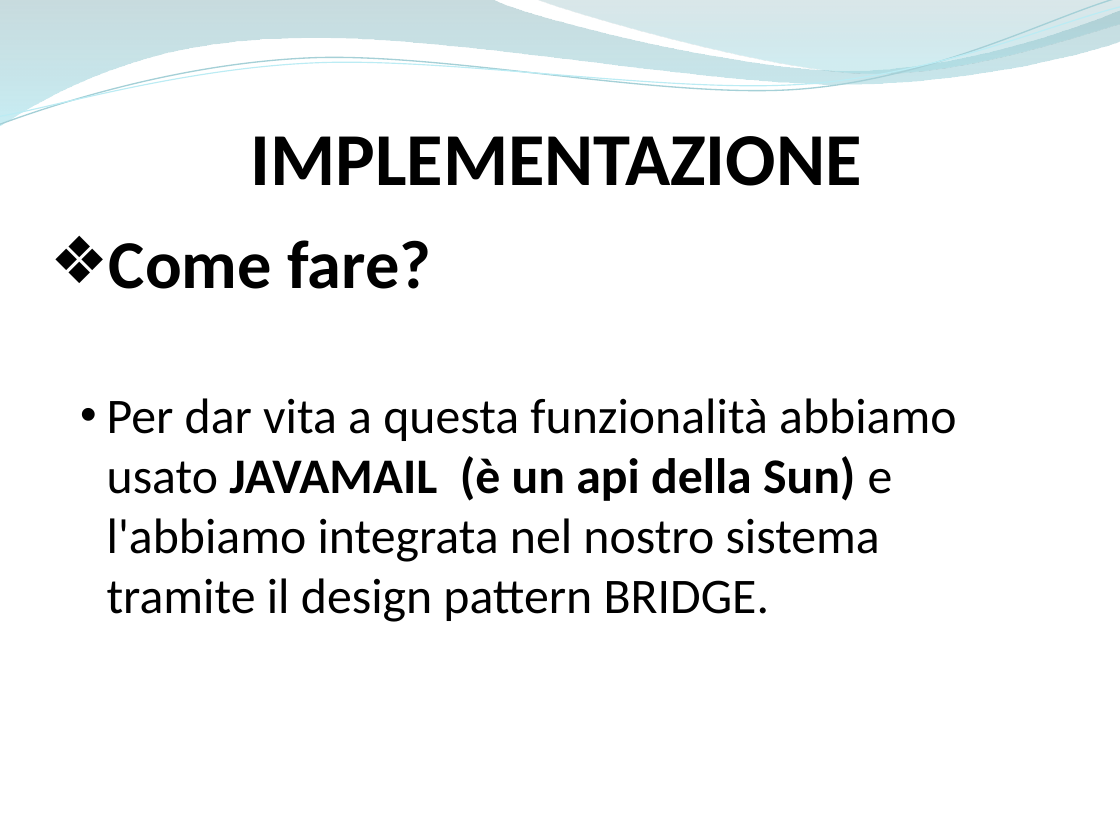
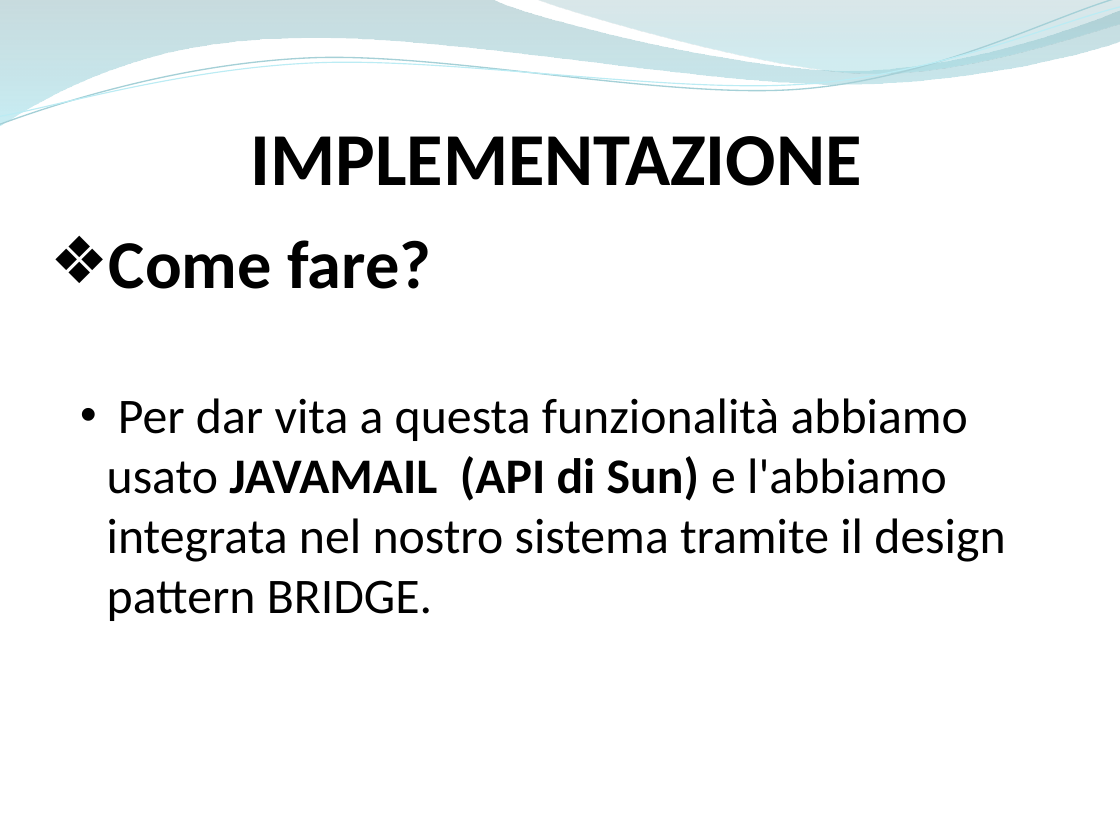
Before and after one commit to ammirate/at-silo, a slide deck: slide 4 of Presentazione/Atsilo1/Bottiglieri/Atsilo_A_GianfrancoB.pptx. Drawn at 1120x840 pixels with LibreOffice and Linux fonts; fonts in the diff are those of the drawing. Boxes give left, top, right and bottom in pixels: in the first picture for what was removed or moved away, otherwise in the second. Text is boxed around its words. In the diff, an @@ line names an element or a change of style, - is before the commit and + after.

```diff
--- a/Presentazione/Atsilo1/Bottiglieri/Atsilo_A_GianfrancoB.pptx
+++ b/Presentazione/Atsilo1/Bottiglieri/Atsilo_A_GianfrancoB.pptx
@@ text at (107, 398, 1005, 621): text changed @@
-  • Per dar vita a questa funzionalità abbiamo usato JAVAMAIL (è un api della Sun) e l'abbiamo integrata nel nostro sistema tramite il design pattern BRIDGE.
+  • Per dar vita a questa funzionalità abbiamo usato JAVAMAIL (API di Sun) e l'abbiamo integrata nel nostro sistema tramite il design pattern BRIDGE.
```
Also in this commit, not shown: 6 other slides changed, 1 other file.
